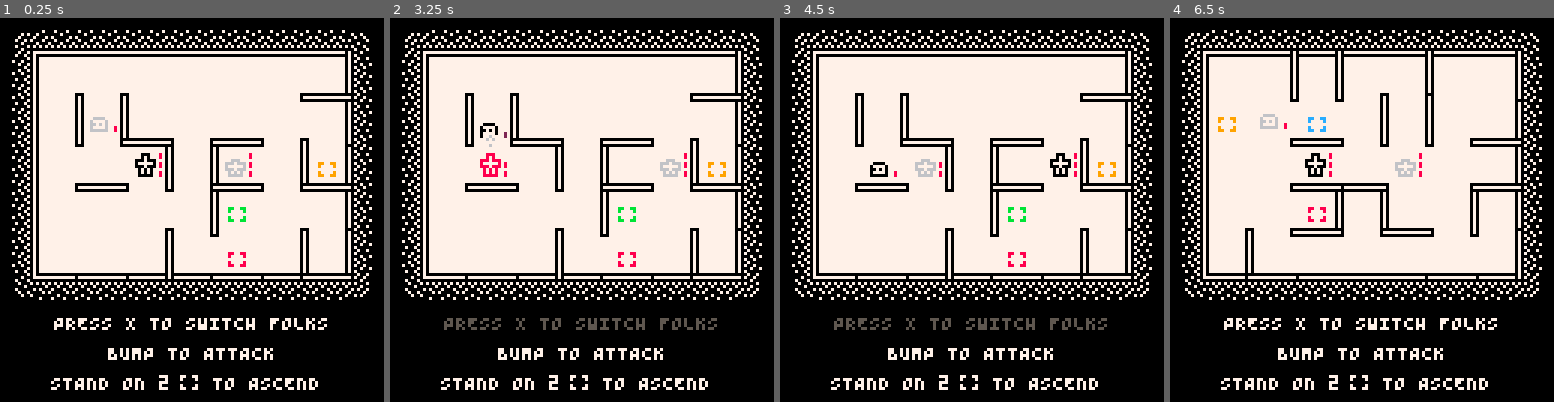
Above: before the commit, frames 1-4 (left to right).
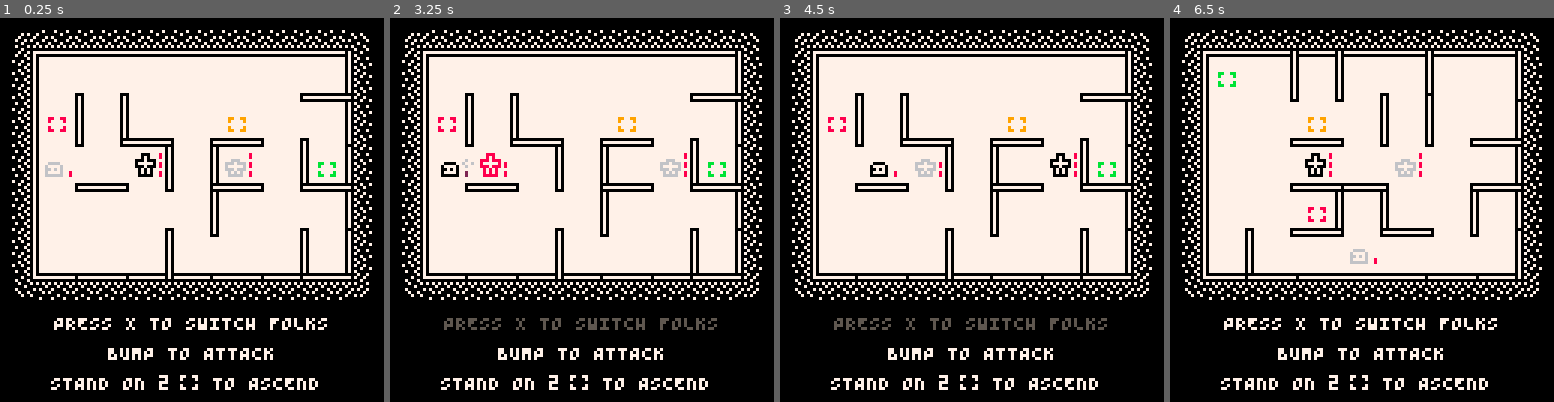
Above: after the commit, the same moments.

Repository: taylordolan/grid-folks
Game: PICO-8 cartridge grid_folks.p8
Two runs of this game, one before a commit and one after it. Both use one fixed random seed, a clock stepped at 60 frames per second and the inputs below.
Inputs:
- Up to frame 1 (0.25 s): no input
- Up to frame 2 (3.25 s): tap X (X key) at 0.33, 1.07, 1.85, 2.97 s; tap O (Z key) at 0.7, 1.7, 2.1, 2.5, 2.9 s; hold Right 1.6-2.1 s; hold Up 2.15-2.42 s; hold Right 2.47-3.03 s; hold Left from 3.08 s (still down)
- Up to frame 3 (4.5 s): tap O (Z key) at 3.3, 3.7, 4.1 s; release Left at 3.58 s; hold Down 3.63-3.97 s; hold Right from 4.02 s (still down); tap X (X key) at 4.08 s
- Up to frame 4 (6.5 s): tap O (Z key) every 0.4 s from 4.5 to 6.1 s; release Right at 4.68 s; hold Up 4.73-5.03 s; hold Left 5.08-5.68 s; tap X (X key) at 5.2, 6.32 s; hold Down 5.73-6.03 s; hold Right from 6.08 s (still down)

The runs differ from the first frame. In frame 1, 0.6% of the frame differs, in the area x 11-88%, y 25-65%; in frame 2, 0.6%, in the area x 12-88%, y 25-65%; in frame 3, 0.4%; in frame 4, 0.5%.

Commit message:
polish pad distance options

Diff:
--- a/grid_folks.p8
+++ b/grid_folks.p8
@@ -7,7 +7,7 @@
 -- todo
 -- [x] optimize all nested {x,y} loops
 -- [x] optimize pathfinding
--- [ ] even out the potential distance for pads
+-- [x] even out the potential distance for pads
 -- [ ] fix grow enemy deploy bug
 -- [ ] consider adjusting the quantity of health buttons
 -- [ ] increase the number of turns between spawn rate increases as the game progresses
@@ -21,6 +21,9 @@
 -- [ ] is it possible to add one more level?
 -- [ ] i think the game has to stay "really hard" longer before it gets impossible
 -- [ ] remove instances of `for next in all()`?
+
+-- future
+-- [ ] playtest and consider evening out the potential distance or pads even more
 
 function _init()
 
@@ -1900,9 +1903,8 @@
 		next:kill()
 	end
 
-	-- if there are only 5 spaces left, deploy exits
-	-- right now i'm thinking it has to be 5 because otherwise pads get spawned below heroes
-	-- but i should probably do something to make this more elegant.
+	-- if there are only 4 spaces left, deploy exits (the 2 spaces where heroes
+  -- are currently standing will remain empty)
 	if #buttons == rows * cols - 4 then
 		for i = 1, 2 do
 			local exit = {
@@ -1941,28 +1943,45 @@
       add(open_tiles, next)
     end
   end
-  shuff(open_tiles)
-
-  -- todo: maybe I should create a distance map for each hero, and then
-  -- loop through each tile and group them by distance from the hero
-  local distant_tiles = {}
+
+  -- find open tiles that are > 3 tiles away from heroes
+  local dist_3_tiles = {}
   for next in all(open_tiles) do
     if
       distance_by_map(hero_a.dmap_ideal, next) >= 3 and
       distance_by_map(hero_b.dmap_ideal, next) >= 3
     then
-      add(distant_tiles, next)
-    end
-  end
-  shuff(distant_tiles)
+      add(dist_3_tiles, next)
+      del(open_tiles, next)
+    end
+  end
+
+  -- find open tiles that are > 2 tiles away from heroes
+  local dist_2_tiles = {}
+  for next in all(open_tiles) do
+    if
+      distance_by_map(hero_a.dmap_ideal, next) >= 2 and
+      distance_by_map(hero_b.dmap_ideal, next) >= 2
+    then
+      add(dist_2_tiles, next)
+      del(open_tiles, next)
+    end
+  end
+
+  shuff(dist_3_tiles)
+  shuff(dist_2_tiles)
+  shuff(open_tiles)
 
   for i=1, #pads do
-    if distant_tiles[i] then
-      set_tile(pads[i], distant_tiles[i])
-      del(distant_tiles, distant_tiles[i])
-      del(open_tiles, distant_tiles[i])
+    if dist_3_tiles[1] then
+      set_tile(pads[i], dist_3_tiles[1])
+      del(dist_3_tiles, dist_3_tiles[1])
+    elseif dist_2_tiles[1] then
+      set_tile(pads[i], dist_2_tiles[1])
+      del(dist_2_tiles, dist_2_tiles[1])
     else
-      set_tile(pads[i], open_tiles[i])
+      set_tile(pads[i], open_tiles[1])
+      del(open_tiles, open_tiles[1])
     end
   end
 end
